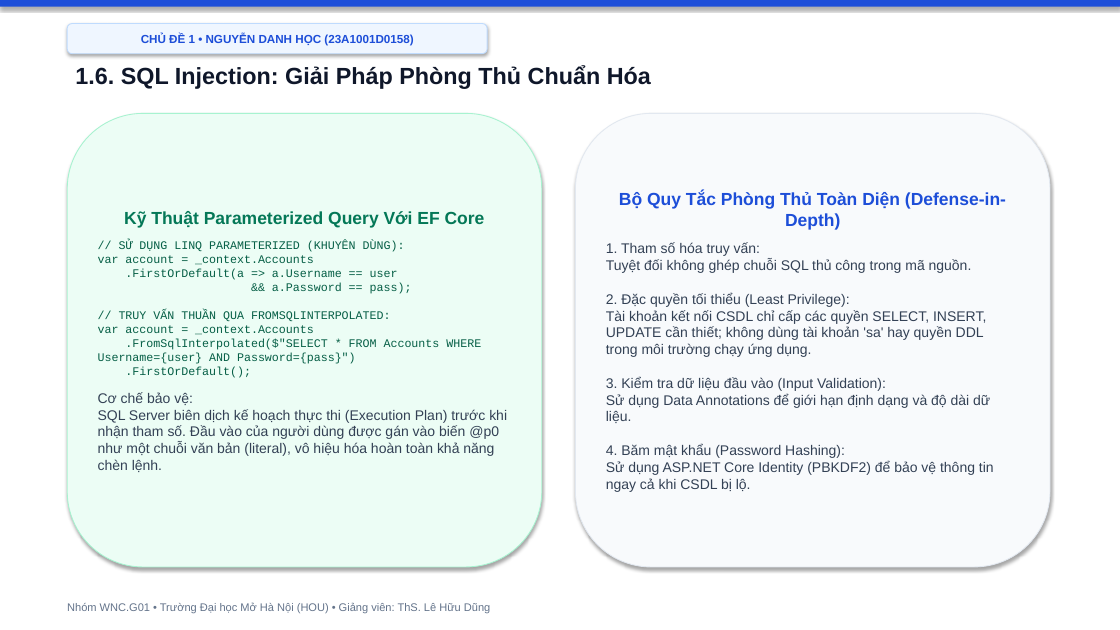
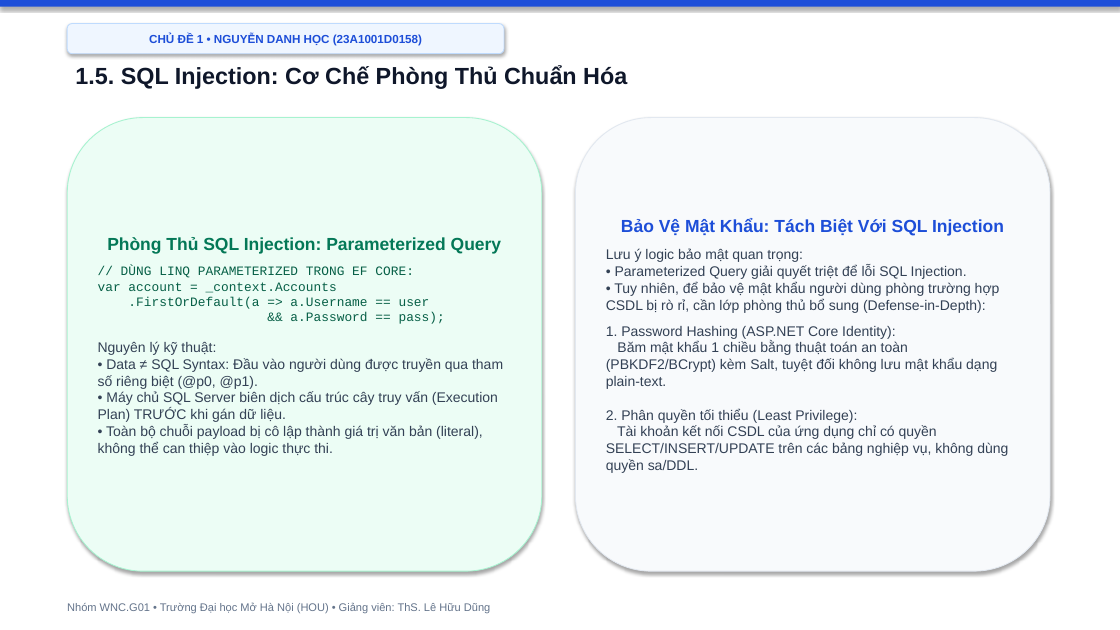
Before and after one commit to hocjsoo/OWASP_Demo, a slide deck: slide 7 of Slide_OWASP_Top3_Nhom_WNC_G01.pptx. Drawn at 1120x630 pixels with LibreOffice and Linux fonts; fonts in the diff are those of the drawing. Boxes give left, top, right and bottom in pixels: in the first picture for what was removed or moved away, otherwise in the second. Text is boxed around its words. In the diff, an @@ line names an element or a change of style, - is before the commit and + after.

```diff
--- a/Slide_OWASP_Top3_Nhom_WNC_G01.pptx
+++ b/Slide_OWASP_Top3_Nhom_WNC_G01.pptx
@@ rounded rectangle "CHỦ ĐỀ 1 • NGUYỄN ...": place and size @@
-rounded rectangle "CHỦ ĐỀ 1 • NGUYỄN ..." at (67,24,487,54)
+rounded rectangle "CHỦ ĐỀ 1 • NGUYỄN ..." at (67,24,504,54)
@@ text at (75,65,627,89): text changed @@
-1.6. SQL Injection: Giải Pháp Phòng Thủ Chuẩn Hóa
+1.5. SQL Injection: Cơ Chế Phòng Thủ Chuẩn Hóa
@@ rounded rectangle "Phòng Thủ SQL Injection: Parameterized ...": place and size @@
-rounded rectangle "Phòng Thủ SQL Injection: Parameterized ..." at (67,113,542,567)
+rounded rectangle "Phòng Thủ SQL Injection: Parameterized ..." at (67,118,542,571)
@@ rounded rectangle "Bảo Vệ Mật Khẩu: Tách ...": place and size @@
-rounded rectangle "Bảo Vệ Mật Khẩu: Tách ..." at (576,113,1050,567)
+rounded rectangle "Bảo Vệ Mật Khẩu: Tách ..." at (576,118,1050,571)
@@ text in rounded rectangle at (98,237,503,456): text changed; size 10 to 12 pt; font Courier New to Arial; text colour #065F46 to #334155 @@
-Kỹ Thuật Parameterized Query Với EF Core
-// SỬ DỤNG LINQ PARAMETERIZED (KHUYÊN DÙNG):
-var account = _context.Accounts
-.FirstOrDefault(a => a.Username == user
-&& a.Password == pass);
-// TRUY VẤN THUẦN QUA FROMSQLINTERPOLATED:
-var account = _context.Accounts
-.FromSqlInterpolated($"SELECT * FROM Accounts WHERE Username={user} AND Password={pass}")
-.FirstOrDefault();
-Cơ chế bảo vệ:
-SQL Server biên dịch kế hoạch thực thi (Execution Plan) trước khi nhận tham số. Đầu vào của người dùng được gán vào biến @p0 như một chuỗi văn bản (literal), vô hiệu hóa hoàn toàn khả năng chèn lệnh.
+Phòng Thủ SQL Injection: Parameterized Query
+// DÙNG LINQ PARAMETERIZED TRONG EF CORE:
+var account = _context.Accounts
+.FirstOrDefault(a => a.Username == user
+&& a.Password == pass);
+Nguyên lý kỹ thuật:
+• Data ≠ SQL Syntax: Đầu vào người dùng được truyền qua tham số riêng biệt (@p0, @p1).
+• Máy chủ SQL Server biên dịch cấu trúc cây truy vấn (Execution Plan) TRƯỚC khi gán dữ liệu.
+• Toàn bộ chuỗi payload bị cô lập thành giá trị văn bản (literal), không thể can thiệp vào logic thực thi.
@@ text in rounded rectangle at (606,219,1008,473): text changed @@
-Bộ Quy Tắc Phòng Thủ Toàn Diện (Defense-in-Depth)
-1. Tham số hóa truy vấn:
-Tuyệt đối không ghép chuỗi SQL thủ công trong mã nguồn.
-2. Đặc quyền tối thiểu (Least Privilege):
-Tài khoản kết nối CSDL chỉ cấp các quyền SELECT, INSERT, UPDATE cần thiết; không dùng tài khoản 'sa' hay quyền DDL trong môi trường chạy ứng dụng.
-3. Kiểm tra dữ liệu đầu vào (Input Validation):
-Sử dụng Data Annotations để giới hạn định dạng và độ dài dữ liệu.
-4. Băm mật khẩu (Password Hashing):
-Sử dụng ASP.NET Core Identity (PBKDF2) để bảo vệ thông tin ngay cả khi CSDL bị lộ.
+Bảo Vệ Mật Khẩu: Tách Biệt Với SQL Injection
+Lưu ý logic bảo mật quan trọng:
+• Parameterized Query giải quyết triệt để lỗi SQL Injection.
+• Tuy nhiên, để bảo vệ mật khẩu người dùng phòng trường hợp CSDL bị rò rỉ, cần lớp phòng thủ bổ sung (Defense-in-Depth):
+1. Password Hashing (ASP.NET Core Identity):
+Băm mật khẩu 1 chiều bằng thuật toán an toàn (PBKDF2/BCrypt) kèm Salt, tuyệt đối không lưu mật khẩu dạng plain-text.
+2. Phân quyền tối thiểu (Least Privilege):
+Tài khoản kết nối CSDL của ứng dụng chỉ có quyền SELECT/INSERT/UPDATE trên các bảng nghiệp vụ, không dùng quyền sa/DDL.
```
Also in this commit, not shown: 15 other slides changed, 3 slides added, 4 slides removed, 2 other files.
